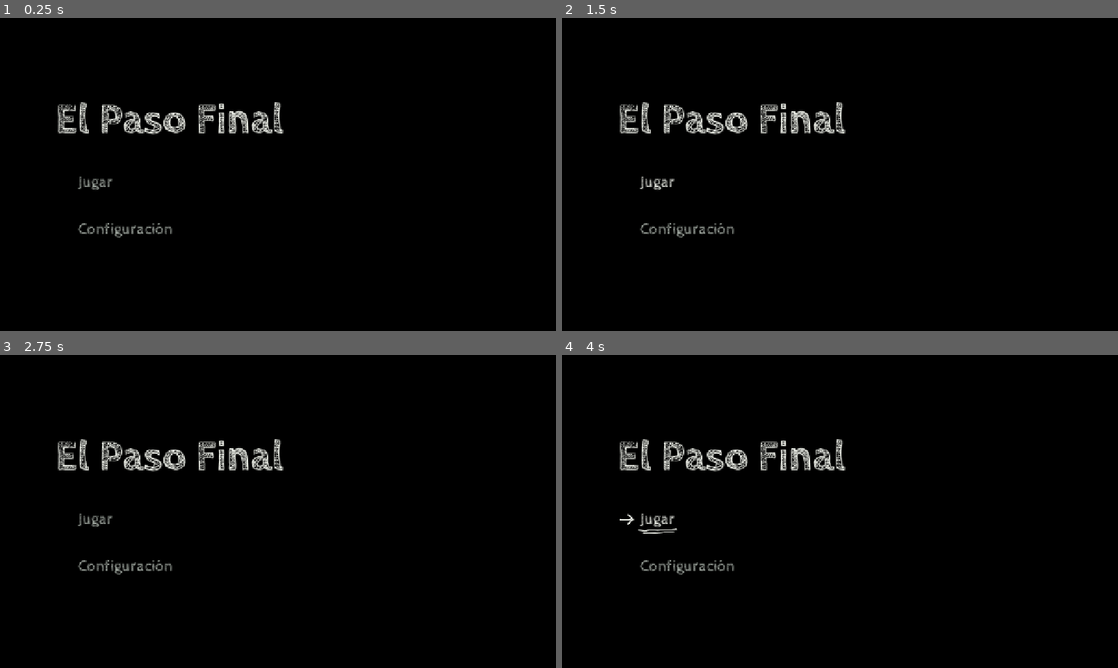
Above: before the commit, frames 1-4 (two rows, left to right).
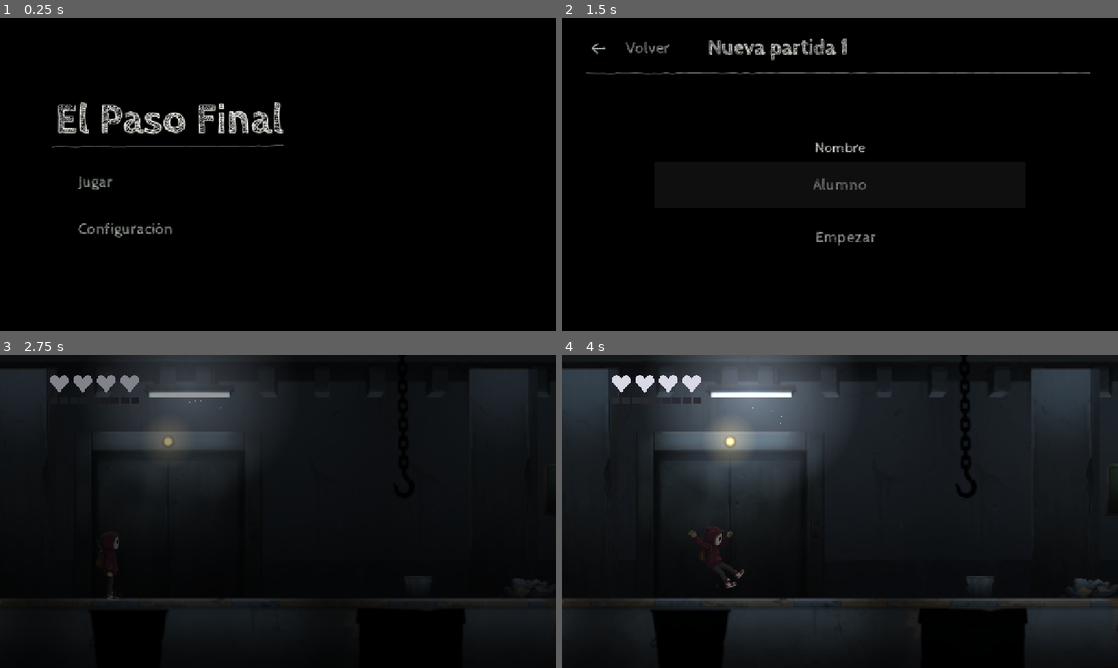
Above: after the commit, the same moments.

Repository: TheMike54/el-paso-final
Game: Godot game, scene res://nucleo/menu.tscn
The game is run twice, just before and just after one commit, with the same random seed, the same clock (stepped at 60 frames per second) and the same inputs. Sound files missing from this copy of the repository are replaced by a short silence.
Inputs (mouse positions are in pixels of both pictures, inside the frame that each line leads up to):
- Up to frame 1 (0.25 s): no input
- Up to frame 2 (1.5 s): click "Jugar" at 0.5 s; click (650, 180) at 1.25 s, where only the run before the commit has a clickable "Jugar"
- Up to frame 3 (2.75 s): click (278, 574) at 2 s, where only the run after the commit has a clickable "Empezar"
- Up to frame 4 (4 s): tap Enter (ui_accept) at 2.75 s; move the mouse to (962, 495) at 2.77 s; hold D (mover_derecha) 2.78-3.5 s; hold Up (interactuar) 2.78-3.5 s; click (962, 495) at 2.92 s; tap W (saltar) at 3.02, 3.32 s; tap M (mapa) at 3.05 s; click (639, 386) at 3.5 s, where only the run after the commit has a clickable "Volver"

The runs differ from the first frame. In frame 1, 0.1% of the frame differs, in the area x 9-51%, y 40-42%; in frame 2, 3.9%; in frame 3, 25%; in frame 4, 60%, in the area x 0-100%, y 0-96%.
Error before the commit: Parse Error: Identifier "Cargar" not declared in the current scope. (res://nucleo/sonido.gd:42)

Commit message:
refactor: share the optional resource loader, the player lookup and the spacing constants, stop idle processing in the action hint, add a generic pit, a hanging-piece scene and the wall side of hidden backgrounds, move knocked-back bodies with move_and_collide and share the player's stand-still reset

Diff:
--- a/mapa/indice_salas.gd
+++ b/mapa/indice_salas.gd
@@ -17,11 +17,8 @@
 
 ## El indice del juego, o uno vacio si todavia no existe.
 static func cargar() -> IndiceSalas:
-	if ResourceLoader.exists(RUTA):
-		var indice: IndiceSalas = load(RUTA) as IndiceSalas
-		if indice != null:
-			return indice
-	return IndiceSalas.new()
+	var indice: IndiceSalas = Cargar.si_existe(RUTA) as IndiceSalas
+	return indice if indice != null else IndiceSalas.new()
 
 
 ## Recorre las carpetas de salas (las del juego y las zonas de prueba, si existen) y arma el indice.
--- a/mapa/pantalla_mapa.gd
+++ b/mapa/pantalla_mapa.gd
@@ -45,7 +45,7 @@
 	_botones.grow_horizontal = Control.GROW_DIRECTION_BEGIN
 	_botones.grow_vertical = Control.GROW_DIRECTION_BEGIN
 	_botones.position = Vector2(-24.0, -24.0)
-	_botones.add_theme_constant_override(&"separation", 16)
+	_botones.add_theme_constant_override(&"separation", int(Tema.SEPARACION))
 	fondo.add_child(_botones)
 	# Raya corta (U+2013) y no el signo menos (U+2212): Cabin Sketch no tiene el menos y salia en otra fuente.
 	_menos = _boton("–", alejar)
--- /dev/null
+++ b/nucleo/cargar.gd
@@ -0,0 +1,11 @@
+class_name Cargar
+extends RefCounted
+# Carga un recurso que puede no existir: el nucleo no depende de interfaz/, mapa/, contenido/ ni herramientas/, asi
+# que los nombra por ruta y los carga solo si estan (nunca con preload). Un solo lugar para esa comprobacion.
+
+
+## El recurso de la ruta, o null si no existe. Quien lo llama lo convierte con `as` a su tipo.
+static func si_existe(ruta: String) -> Resource:
+	if ruta.is_empty() or not ResourceLoader.exists(ruta):
+		return null
+	return load(ruta)
--- a/nucleo/comportamiento_enemigo.gd
+++ b/nucleo/comportamiento_enemigo.gd
@@ -27,7 +27,7 @@
 
 ## El jugador de la sala, o null.
 func jugador() -> Jugador:
-	return get_tree().get_first_node_in_group(Jugador.GRUPO) as Jugador
+	return Jugador.actual(get_tree())
 
 
 ## Suma la gravedad de la ficha a la velocidad, con su tope. Sin gravedad (vuela), no hace nada.
@@ -67,7 +67,7 @@
 	if objetivo == null or objetivo.muerto:
 		return false
 	var desde: Vector2 = centro()
-	var hasta: Vector2 = objetivo.global_position + Vector2(0.0, -80.0)
+	var hasta: Vector2 = objetivo.centro()
 	return desde.distance_to(hasta) <= radio and not _choca(desde, hasta)
 
 
--- a/nucleo/controles_tactiles.gd
+++ b/nucleo/controles_tactiles.gd
@@ -256,7 +256,8 @@
 	return get_tree().paused
 
 
-# Un boton que deja de estar disponible con un dedo encima suelta su accion, como al levantar el dedo.
+# Un boton que deja de estar disponible (habilidad que falta, boton por ensenar o un dialogo en curso) con un dedo
+# encima suelta su accion, como al levantar el dedo.
 # Compara en el mismo arreglo: corre cada cuadro, tambien en pausa. La primera vez siempre cuenta como cambio.
 func _revisar_habilidades() -> void:
 	var cambio: bool = _disponibles.size() != ACCIONES.size()
@@ -344,8 +345,7 @@
 
 
 func _sentado() -> bool:
-	var jugador: Jugador = get_tree().get_first_node_in_group(Jugador.GRUPO) as Jugador
-	return jugador != null and jugador.descansando
+	return Jugador.sentado(get_tree())
 
 
 func _mover_joystick(posicion: Vector2) -> void:
--- a/nucleo/golpeable.gd
+++ b/nucleo/golpeable.gd
@@ -51,9 +51,16 @@
 	var padre: Node2D = get_parent() as Node2D
 	var paso: float = _sentido * velocidad_retroceso * delta
 	var libre: float = _paso_libre(paso)
-	padre.global_position.x += libre
+	# Un cuerpo se mueve con la fisica (no entra en un solido que el rayo de _paso_libre no vio, como un saliente arriba o
+	# abajo); lo que no es un cuerpo (una palanca, un muro) se desplaza a mano.
+	var cuerpo: CharacterBody2D = padre as CharacterBody2D
+	var choco: bool = false
+	if cuerpo != null:
+		choco = cuerpo.move_and_collide(Vector2(libre, 0.0)) != null
+	else:
+		padre.global_position.x += libre
 	# Contra una pared o el borde de la sala el empuje se acaba ahi.
-	if libre != paso:
+	if libre != paso or choco:
 		_ticks_empujado = 0
 
 
--- a/nucleo/marco_menus.gd
+++ b/nucleo/marco_menus.gd
@@ -211,5 +211,4 @@
 
 
 func _sentado() -> bool:
-	var jugador: Jugador = get_tree().get_first_node_in_group(Jugador.GRUPO) as Jugador
-	return jugador != null and jugador.descansando
+	return Jugador.sentado(get_tree())
--- a/nucleo/menu_estaciones.gd
+++ b/nucleo/menu_estaciones.gd
@@ -124,9 +124,7 @@
 # si existe y get(): el nucleo no depende de mapa/ ni nombra la clase del indice, igual que la sala carga
 # mapa/pantalla_mapa.tscn. Vacio sin indice.
 func _rectangulos() -> Dictionary:
-	if ruta_indice.is_empty() or not ResourceLoader.exists(ruta_indice):
-		return {}
-	var indice: Resource = load(ruta_indice) as Resource
+	var indice: Resource = Cargar.si_existe(ruta_indice)
 	if indice == null:
 		return {}
 	var valor: Variant = indice.get(&"rectangulos")
--- a/nucleo/mochila.gd
+++ b/nucleo/mochila.gd
@@ -52,8 +52,7 @@
 	add_child(_dibujo)
 	_flotar(0.0)
 	_azar.randomize()
-	if ResourceLoader.exists(BOLSA_JUEGO):
-		bolsa = load(BOLSA_JUEGO) as BolsaPreguntas
+	bolsa = Cargar.si_existe(BOLSA_JUEGO) as BolsaPreguntas
 
 
 func _process(delta: float) -> void:
--- a/nucleo/pantalla_amuletos.gd
+++ b/nucleo/pantalla_amuletos.gd
@@ -58,8 +58,7 @@
 
 ## Sentado en un banco de esta sala.
 func puede_cambiar() -> bool:
-	var jugador: Jugador = get_tree().get_first_node_in_group(Jugador.GRUPO) as Jugador
-	return jugador != null and jugador.descansando
+	return Jugador.sentado(get_tree())
 
 
 ## Pone o quita un amuleto, solo sentado. Devuelve si cambio algo.
Not shown, added: nucleo/cargar.gd.uid
